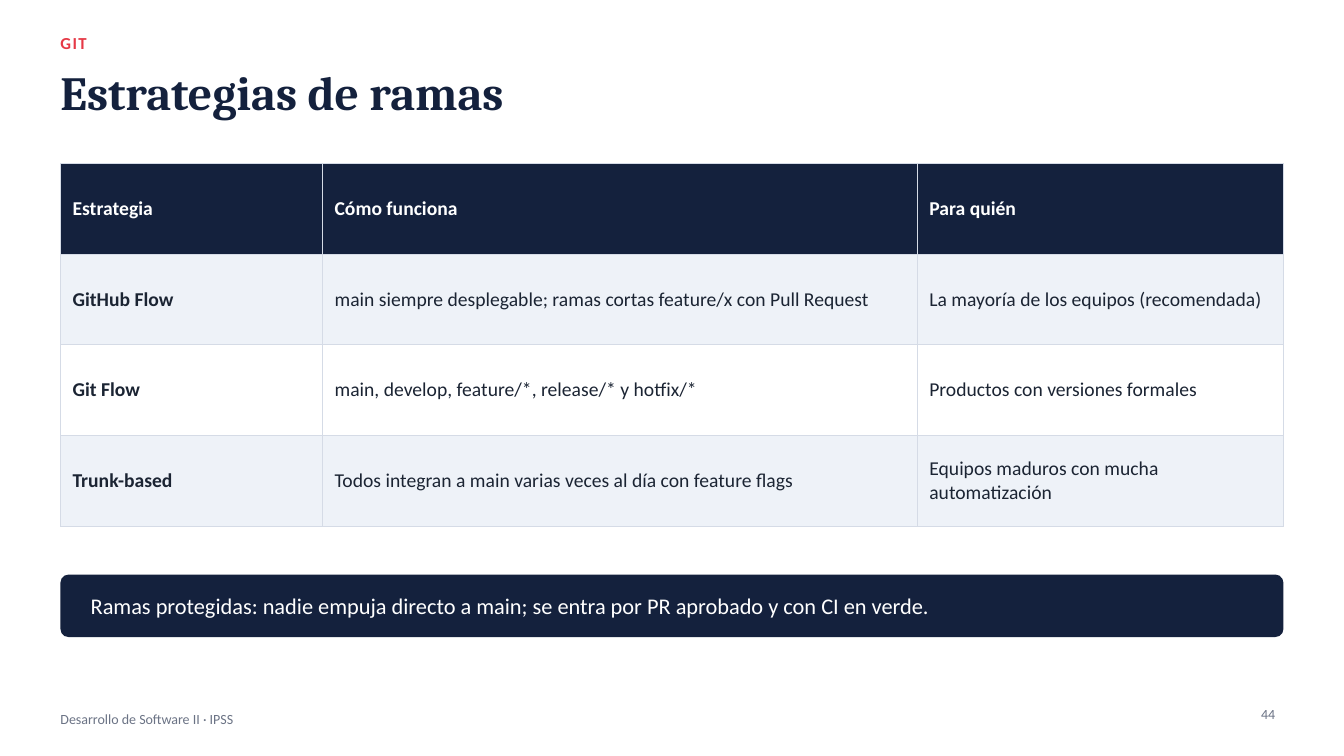
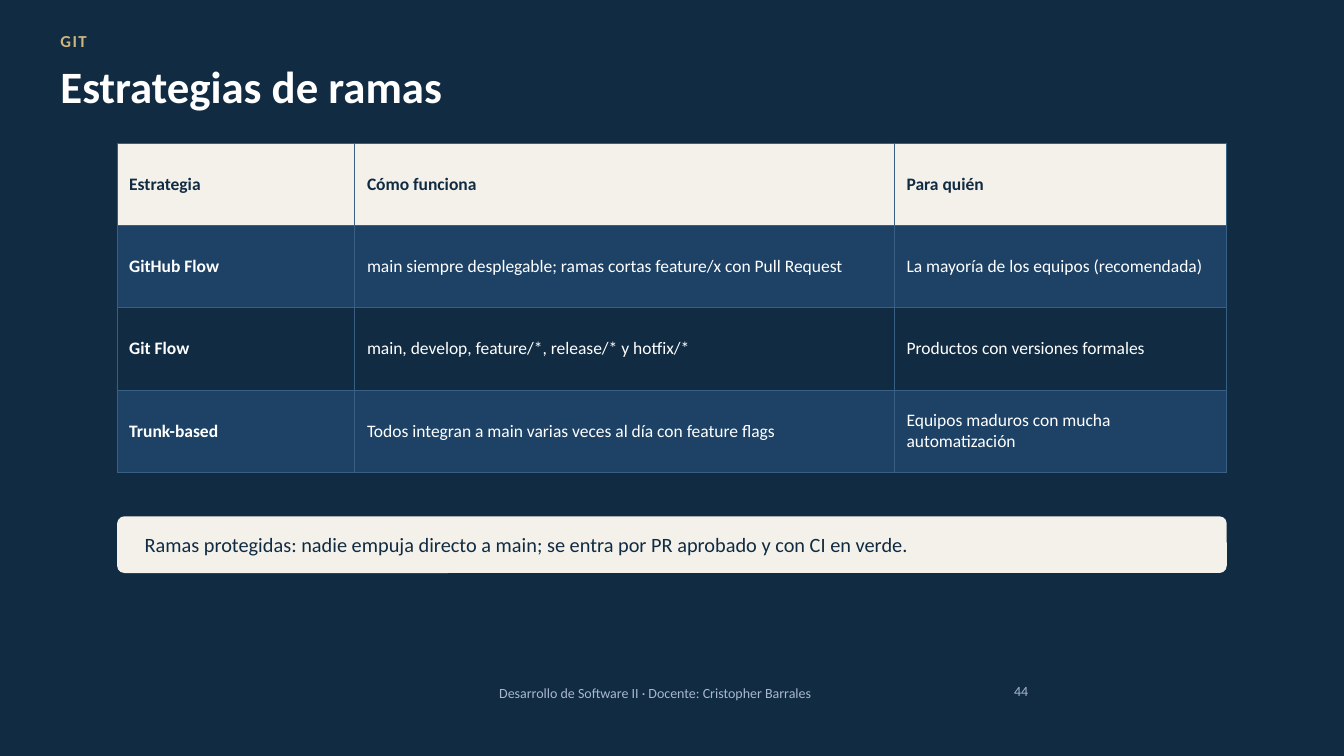
Before and after one commit to cbarralesp/Kanban_docs, a slide deck: slide 44 of C3-Desarrollo-de-Software.pptx. Drawn at 1344x756 pixels with LibreOffice and Linux fonts; fonts in the diff are those of the drawing; background and template pictures are left out. Boxes give left, top, right and bottom in pixels: in the first picture for what was removed or moved away, otherwise in the second. Text is boxed around its words. In the diff, an @@ line names an element or a change of style, - is before the commit and + after.

```diff
--- a/C3-Desarrollo-de-Software.pptx
+++ b/C3-Desarrollo-de-Software.pptx
@@ background #FFFFFF to picture (left out) @@
@@ text "GIT" at [60, 36, 86, 47]: text colour #E63946 to #CFB47C @@
@@ title "Estrategias de ramas" at [60, 71, 441, 111]: size 34 to 32 pt, font Cambria to Calibri, text colour #14213D to #FFFFFF @@
@@ table at [117, 143, 1226, 451] @@
@@ fill #14213D to #F4F1EA in row 1 @@
@@ fill #EEF2F8 to #1D4266 in 6 cells @@
@@ fill #FFFFFF to #102B42 in row 3 @@
@@ size 14 to 12.5 pt @@
@@ text colour #FFFFFF to #102B42 in "Estrategia", "Cómo funciona", "Para quién" @@
@@ text colour #1B2433 to #FFFFFF in "GitHub Flow", "main siempre desplegable; ramas cortas feature/x con ...", "La mayoría de los equipos (recomendada)", "Git Flow" and 5 more places @@
@@ borders changed @@
@@ table: place and size @@
-table at [60, 163, 1284, 503]
+table at [117, 143, 1226, 451]
@@ rounded rectangle: place and size @@
-rounded rectangle at [60, 575, 1284, 637]
+rounded rectangle at [117, 516, 1227, 573]
@@ rounded rectangle at [117, 516, 1227, 573]: fill #14213D to #F4F1EA @@
@@ text "Ramas protegidas: nadie empuja directo ...": place and size @@
-text "Ramas protegidas: nadie empuja directo ..." at [91, 598, 929, 618]
+text "Ramas protegidas: nadie empuja directo ..." at [145, 538, 908, 556]
@@ text "Ramas protegidas: nadie empuja directo ..." at [145, 538, 908, 556]: size 16 to 14.5 pt, text colour #FFFFFF to #102B42 @@
@@ text at [499, 688, 811, 700]: text changed; text colour #6B7385 to #A9B8CC @@
-Desarrollo de Software II · IPSS
+Desarrollo de Software II · Docente: Cristopher Barrales
@@ page number: place and size @@
-page number at [1261, 710, 1275, 719]
+page number at [1014, 687, 1028, 696]
@@ page number at [1014, 687, 1028, 696]: text colour #6B7385 to #A9B8CC @@
```
Also in this commit, not shown: 116 other slides changed.
